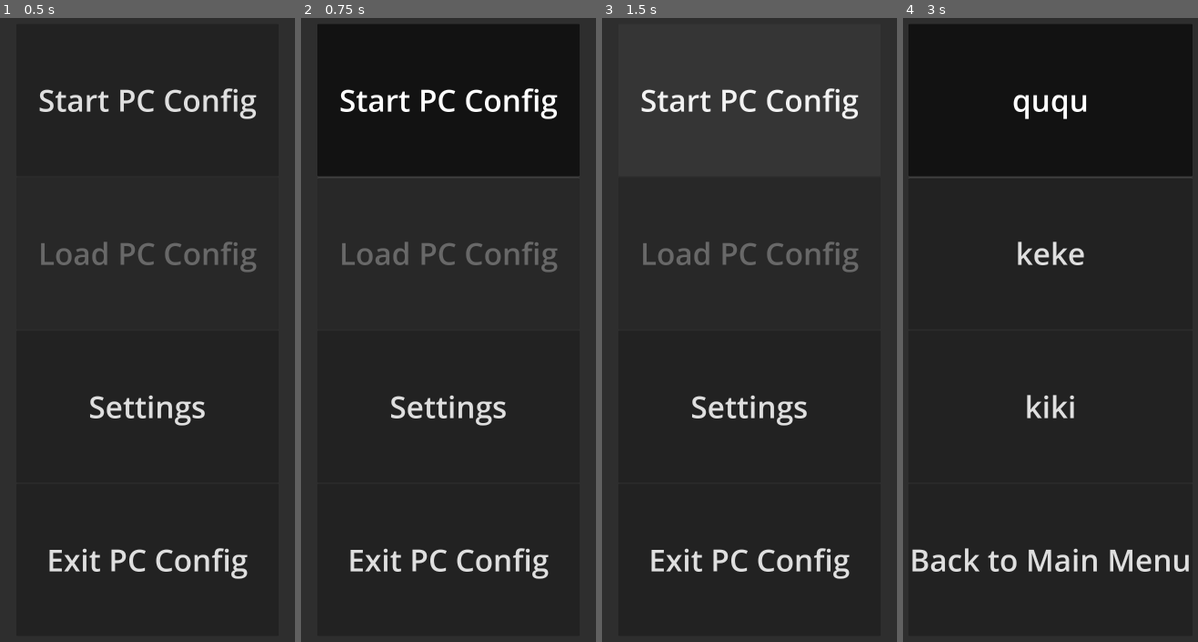
Above: before the commit, frames 1-4 (left to right).
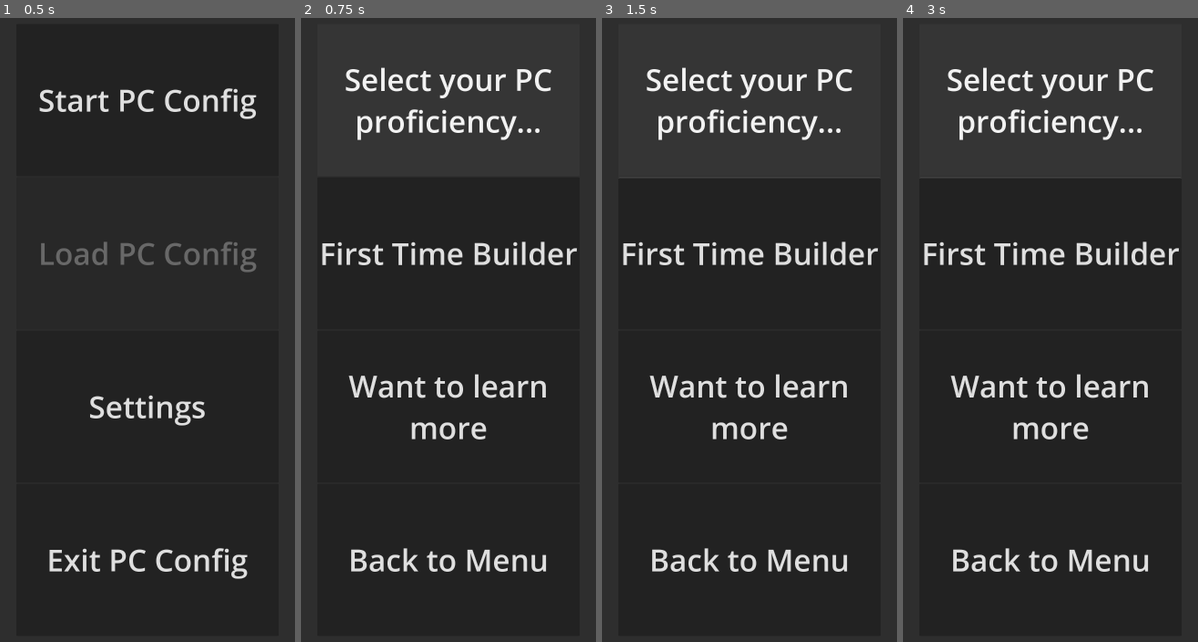
Above: after the commit, the same moments.

Repository: Bibs628/UX-DesignMIB2_SoSe2024-25
Game: Godot game, scene res://Scenes/Menu.tscn
Two runs of this game, one before a commit and one after it. Both use one fixed random seed, a clock stepped at 60 frames per second and the inputs below.
Inputs:
- Up to frame 1 (0.5 s): no input
- Up to frame 2 (0.75 s): click "Start PC Config" at 0.5 s
- Up to frame 3 (1.5 s): click "Start PC Config" (after the commit: "Select your PC proficiency...") at 1.25 s
- Up to frame 4 (3 s): click "Settings" (after the commit: "Want to learn more") at 2 s; click "ququ" (after the commit: "Select your PC proficiency...") at 2.75 s

Frame 1 is identical in both runs. In frame 2, 27% of the frame differs, in the area x 5-95%, y 1-90%; in frame 3, 7.9%; in frame 4, 28%, in the area x 1-99%, y 1-89%.

Commit message:
feat: loading screen

Diff:
--- /dev/null
+++ b/godotproject/Scenes/ConfigSetup.tscn
@@ -0,0 +1,53 @@
+[gd_scene load_steps=2 format=3 uid="uid://di3sshmpigsyx"]
+
+[ext_resource type="Script" path="res://Script/ConfigSetup.gd" id="1_3m0ka"]
+
+[node name="ConfigSetup" type="CenterContainer"]
+anchors_preset = 15
+anchor_right = 1.0
+anchor_bottom = 1.0
+grow_horizontal = 2
+grow_vertical = 2
+script = ExtResource("1_3m0ka")
+
+[node name="Panel" type="Panel" parent="."]
+custom_minimum_size = Vector2(1080, 2400)
+layout_direction = 1
+layout_mode = 2
+
+[node name="Main" type="VBoxContainer" parent="."]
+custom_minimum_size = Vector2(864, 50)
+layout_mode = 2
+
+[node name="Start" type="MenuButton" parent="Main"]
+custom_minimum_size = Vector2(0, 500)
+layout_mode = 2
+theme_override_font_sizes/font_size = 100
+toggle_mode = false
+text = "Select your PC proficiency..."
+flat = false
+text_overrun_behavior = 2
+autowrap_mode = 2
+
+[node name="Load" type="MenuButton" parent="Main"]
+custom_minimum_size = Vector2(0, 500)
+layout_mode = 2
+theme_override_font_sizes/font_size = 100
+text = "First Time Builder"
+flat = false
+
+[node name="Settings" type="MenuButton" parent="Main"]
+custom_minimum_size = Vector2(0, 500)
+layout_mode = 2
+theme_override_font_sizes/font_size = 100
+text = "Want to learn more"
+flat = false
+text_overrun_behavior = 2
+autowrap_mode = 2
+
+[node name="BackToMain" type="MenuButton" parent="Main"]
+custom_minimum_size = Vector2(0, 500)
+layout_mode = 2
+theme_override_font_sizes/font_size = 100
+text = "Back to Menu"
+flat = false
--- /dev/null
+++ b/godotproject/Scenes/LoadingScreen.tscn
@@ -0,0 +1,19 @@
+[gd_scene load_steps=2 format=3 uid="uid://8xni5ywa8vxf"]
+
+[ext_resource type="Script" path="res://Script/LoadingScreen.gd" id="1_37cuv"]
+
+[node name="LoadingScreen" type="CenterContainer"]
+anchors_preset = 15
+anchor_right = 1.0
+anchor_bottom = 1.0
+grow_horizontal = 2
+grow_vertical = 2
+script = ExtResource("1_37cuv")
+
+[node name="Panel" type="Panel" parent="."]
+custom_minimum_size = Vector2(1080, 2400)
+layout_mode = 2
+
+[node name="ProgressBar" type="ProgressBar" parent="."]
+custom_minimum_size = Vector2(864, 400)
+layout_mode = 2
--- /dev/null
+++ b/godotproject/Script/ConfigSetup.gd
@@ -0,0 +1,14 @@
+extends CenterContainer
+
+@onready var beginner := $Main/Start
+@onready var back_to_menu := $Main/BackToMain
+
+
+func _ready():
+	back_to_menu.pressed.connect(back_to_main_menu)
+
+
+func back_to_main_menu():
+	var loading_screen := LoadingScreen.new()
+	loading_screen.target_scene = "res://Scenes/Menu.tscn"
+	get_tree().change_scene_to_file("res://Scenes/LoadingScreen.tscn")
--- /dev/null
+++ b/godotproject/Script/LoadingScreen.gd
@@ -0,0 +1,25 @@
+"""
+Loads a new scene.
+Must have target_scene specified.
+"""
+class_name LoadingScreen
+extends CenterContainer
+
+static var target_scene: String
+var loading_status: int
+var progress: Array[float]
+
+@onready var progress_bar := $ProgressBar
+
+
+func _ready() -> void:
+	print("Loading scene ", target_scene)
+	ResourceLoader.load_threaded_request(target_scene)
+
+
+func _process(_delta):
+	loading_status = ResourceLoader.load_threaded_get_status(target_scene, progress)
+	progress_bar.value = progress[0] * 100
+
+	if loading_status == ResourceLoader.THREAD_LOAD_LOADED:
+		get_tree().change_scene_to_packed(ResourceLoader.load_threaded_get(target_scene))
--- a/godotproject/Script/MenuMain.gd
+++ b/godotproject/Script/MenuMain.gd
@@ -14,11 +14,17 @@
 	"""
 	load_game.disabled = not SaveState.save_exists()
 
-	start_game.pressed.connect(SaveState.save_game)
+	start_game.pressed.connect(start_new_config)
 	load_game.pressed.connect(implement_function)
 	settings.pressed.connect(switch_to_settings)
 	exit.pressed.connect(exit_game)
 
+
+func start_new_config() -> void:
+	var loading_screen = LoadingScreen.new()
+	loading_screen.target_scene = "res://Scenes/ConfigSetup.tscn"
+	#get_tree().change_scene_to_packed(loading_screen)
+	get_tree().change_scene_to_file("res://Scenes/LoadingScreen.tscn")
 
 func implement_function() -> void:
 	print("TODO: Implement script")
Not shown: 1 places in godotproject/Script/Resources/ComputerParts/Test/test.tres that only renumber resources
